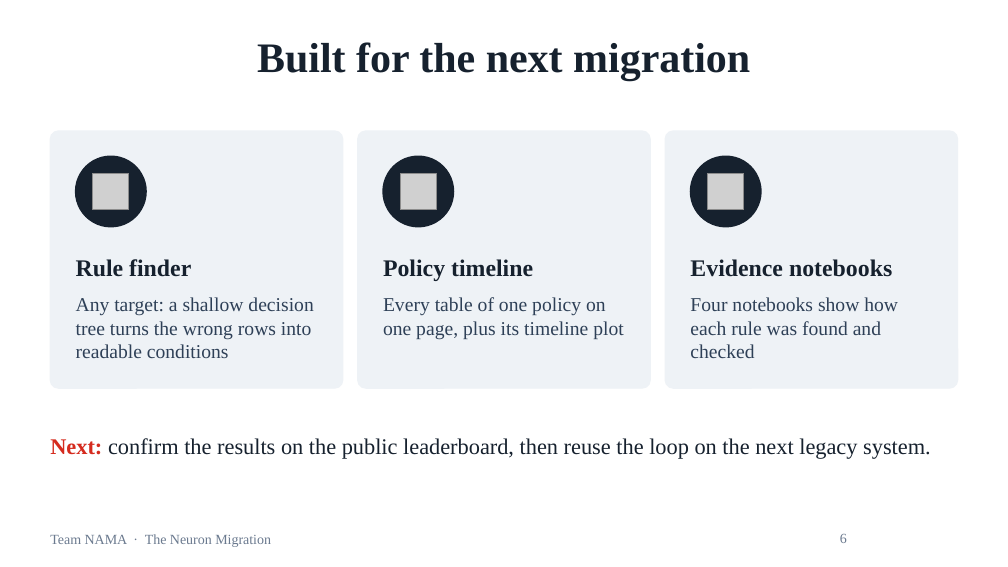
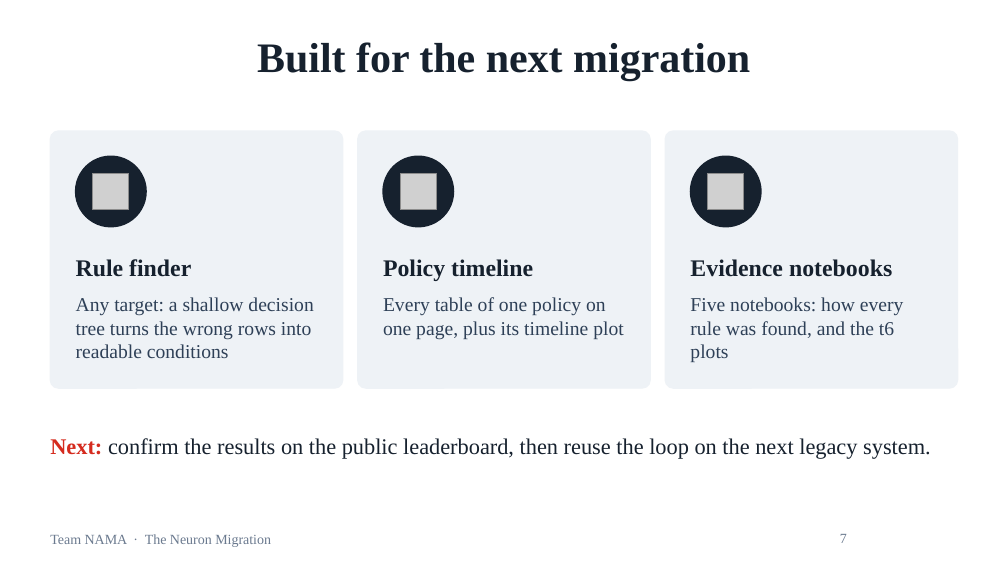
Before and after one commit to mj-amin-ece/Lifeware-Challenge, a slide deck: slide 7 of presentation/NAMA_Neuron_Migration.pptx (slide 6 before the commit). Drawn at 1008x567 pixels with LibreOffice and Linux fonts; fonts in the diff are those of the drawing; grey boxes stand for pictures; background and template pictures are left out. Boxes give left, top, right and bottom in pixels: in the first picture for what was removed or moved away, otherwise in the second. Text is boxed around its words. In the diff, an @@ line names an element or a change of style, - is before the commit and + after.

```diff
--- a/presentation/NAMA_Neuron_Migration.pptx
+++ b/presentation/NAMA_Neuron_Migration.pptx
@@ text at (690, 297, 904, 362): text changed @@
-Four notebooks show how each rule was found and checked
+Five notebooks: how every rule was found, and the t6 plots
@@ page number at (840, 534, 847, 543): text changed @@
-6
+7
```
Also in this commit, not shown: 1 slide added, 8 other files.
